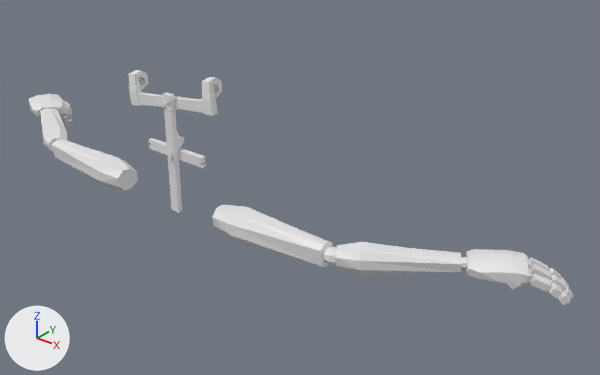
The Blender file Models/Hand_Puppet.blend: old version first, new version second.
Both versions are drawn from a 50 mm lens placed at (2.45, -2.2, 1.66), pointed at (0.38, 0.39, 0.05). The lights are fixed; the arrows at lower left show +X, +Y and +Z.
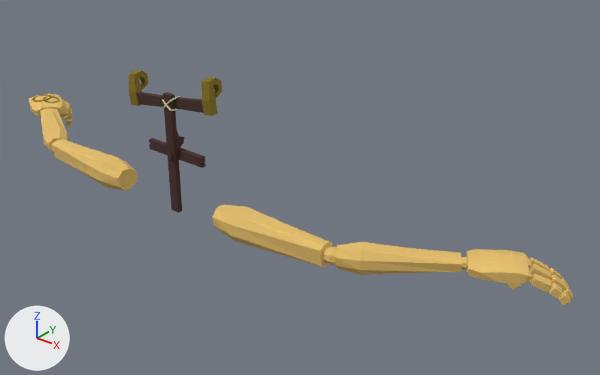
Location of each change, (x1, y1, x2, y2) in pixels of the pictures (600 x 375 px):
part 1 of me_cube_003, recoloured (grey to brown)
    both: (129, 70, 148, 89)
part 2 of me_cube_003, recoloured (grey to brown)
    both: (203, 77, 222, 98)
part 3 of me_cube_003, recoloured (grey to brown)
    both: (137, 92, 206, 213)
part 4 of me_cube_003, recoloured
    both: (162, 96, 180, 111)
part 5 of me_cylinder, added
    after: (32, 94, 52, 102)
part 6 of me_cylinder, added
    after: (43, 96, 60, 103)
part 7 of me_cylinder, recoloured (white to orange)
    both: (29, 94, 573, 305)

What the commit changed:
Material 'Brass' (mat_brass) is new.
Its base color is (0.335, 0.253, 0.0369) (yellow #9d8a36).
Its metallic is 0.823.
Its roughness is 0.777.
Material 'Puppetwood' (mat_puppetwood) is new.
Its base color is (0.8, 0.528, 0.146) (orange #e7c06b).
Its roughness is 0.881.
Material 'String' (mat_string) is new.
Its base color is (0.8, 0.794, 0.456) (beige #e7e6b4).
Its roughness is 1.0.
Material 'Material' (mat_material) is new.
Its base color is (0.063, 0.0245, 0.0196) (brown #472b26).
Its roughness is 0.985.
me_cube_003 has 490 vertices, 474 faces and spans x -0.264..0.243, y -0.024..0.09, z -0.022..0.615.
me_cube_003 is used by ob_cube; location (0.0, 0.0, 0.0).
me_cube_003 part 1: 30 of the faces centred in x -0.262..-0.205, y 0.007..0.089, z 0.413..0.549 switch from no material to mat_brass (yellow #9d8a36).
me_cube_003 part 2: 30 of the faces centred in x 0.181..0.239, y 0.006..0.089, z 0.474..0.61 switch from no material to mat_brass (yellow #9d8a36).
me_cube_003 part 3: 94 of the faces centred in x -0.232..0.232, y -0.022..0.048, z -0.022..0.518 switch from no material to mat_material (brown #472b26).
me_cube_003 part 4: 320 of the faces centred in x -0.029..0.032, y -0.018..0.039, z 0.443..0.505 switch from no material to mat_string (beige #e7e6b4).
me_cylinder is used by ob_cylinder; location (0.0, 0.0, 0.0).
me_cylinder had 632 vertices, 552 faces and spanned x -1.63..1.63, y -0.09..0.52, z -0.11..0.12.
me_cylinder now has 728 vertices, 648 faces and spans x -1.63..1.63, y -0.09..0.52, z -0.11..0.12.
me_cylinder part 5: a new loose piece of 48 vertices spanning x -1.45..-1.34, y 0.27..0.38, z 0.09..0.1, in mat_brass (yellow #9d8a36).
me_cylinder part 6: a new loose piece of 48 vertices spanning x -1.39..-1.3, y 0.3..0.39, z 0.08..0.1, in mat_brass (yellow #9d8a36).
me_cylinder part 7: 552 faces spanning x -1.63..1.63, y -0.09..0.52, z -0.11..0.12 switch from no material to mat_puppetwood (orange #e7c06b).
me_cylinder now uses material mat_brass (yellow #9d8a36).
